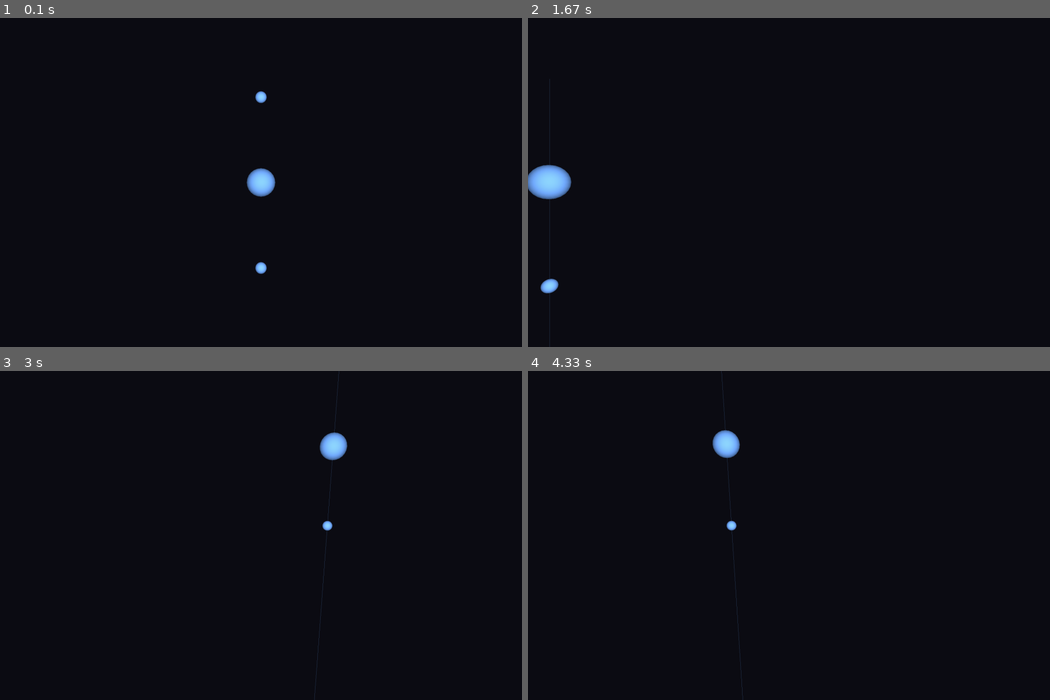
Above: before the commit, frames 1-4 (two rows, left to right).
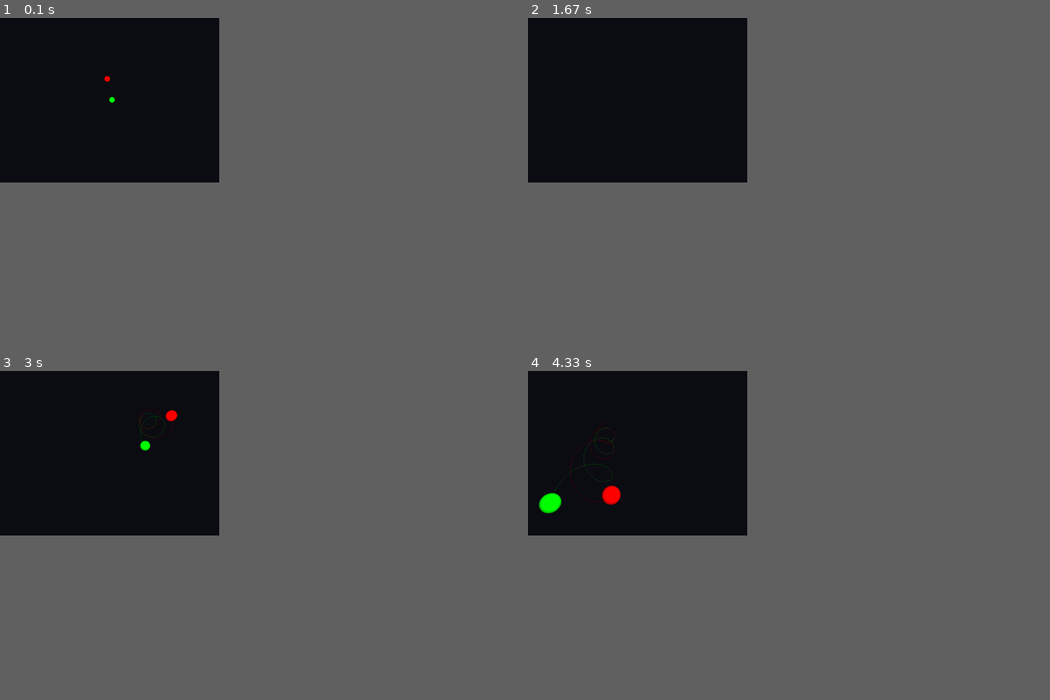
Above: after the commit, the same moments.

Repository: RJ-2911/N-BodySim
Game: pygame game, started from Programs/simWindow.py
Two runs of this game, one before a commit and one after it. Both use one fixed random seed, a clock stepped at 60 frames per second and the inputs below.
Inputs:
- Up to frame 1 (0.1 s): no input
- Up to frame 2 (1.67 s): tap Space at 0.33, 0.73, 1.03 s; hold Right 0.67-1.13 s; hold D 0.67-1.13 s; tap Shift at 0.82 s
- Up to frame 3 (3 s): hold Left 2-2.53 s; hold A 2-2.53 s; tap Space at 2.07, 2.37, 2.63, 2.97 s; tap Shift at 2.15 s; hold Down 2.57-2.87 s; hold S 2.57-2.87 s; hold Left from 2.9 s (still down); hold A from 2.9 s (still down)
- Up to frame 4 (4.33 s): tap Space at 3.27, 3.8, 4.1 s; release Left at 3.3 s; release A at 3.3 s; hold Right from 3.73 s (still down); hold D from 3.73 s (still down)
In our replay, the window is 900x568 before the commit and 378x284 after it. These sizes can differ from the game's own. Grey fills any space a smaller window leaves; there, only what the larger window draws over its background counts as a difference.

The runs differ from the first frame. In frame 1, 0.5% of the frame differs, in the area x 20-53%, y 17-78%; in frame 2, 0.9%; in frame 3, 0.7%; in frame 4, 1.0%, in the area x 2-42%, y 0-100%.

Commit message:
Fixed Material Color

Diff:
--- a/Programs/physicsCalc.py
+++ b/Programs/physicsCalc.py
@@ -1,5 +1,6 @@
 import numpy as np
 
+# TODO: Forces for 3+
 def gravitationalforce(body1, body2, G=1.0):
     r_vec = body2.position - body1.position
     distance = np.linalg.norm(r_vec)
--- a/Programs/simWindow.py
+++ b/Programs/simWindow.py
@@ -13,9 +13,8 @@
     def __init__(self):
         # Put spheres inside the view frustum (z negative is forward)
         self.spheres = [
-            sp.Sphere([0, 0, 0], [0, 0, 0], 15000, 5, (1, 0.4, 0.0, 1)),
-            sp.Sphere([0, 30, 0], [0, 0, 0 ], 5, 2, (0.6, 0.4, 1, 1)),
-            sp.Sphere([0, -30, 0], [0, 0, 0 ], 5, 2, (0.6, 0.4, 1, 1))
+            sp.Sphere([0, 15, 0], [-20, 0, 20 ], 15000, 2, (1, 0, 0, 1)),
+            sp.Sphere([0, 0, 0], [20, 0, 20 ], 15000, 2, (0, 1, 0, 1)),
         ]
         # Camera placed back on +Z, looking towards -Z by default (theta=0)
         self.camera = camera.Camera([0.0, 0.0, 100.0])
@@ -58,14 +57,14 @@
 class SimWindow:
     def __init__(self):
         pg.init()
-        display = (1900, 1200)
+        display = (800, 600)
         pg.display.set_mode(display, DOUBLEBUF | OPENGL)
         pg.display.set_caption("N-Body - Debug Camera & Spheres")
 
         # Projection
         glMatrixMode(GL_PROJECTION)
         glLoadIdentity()
-        gluPerspective(60.0, (display[0] / display[1]), 0.1, 500.0)
+        gluPerspective(60.0, (display[0] / display[1]), 0.1, 2000.0)
         glMatrixMode(GL_MODELVIEW)
         glEnable(GL_BLEND)
         glBlendFunc(GL_SRC_ALPHA, GL_ONE_MINUS_SRC_ALPHA)
@@ -79,13 +78,14 @@
         self.main_loop()
 
     def calcForce(self, dt):
+        # TODO: Forces for 3
          force_on_1 = pc.gravitationalforce(self.scene.spheres[0], self.scene.spheres[1])
          force_on_2 = -force_on_1
          self.scene.spheres[0].update(force_on_1, dt)
          self.scene.spheres[1].update(force_on_2, dt)
 
     def handle_events(self, dt):
-        # keyboard controls for camera
+
         for event in pg.event.get():
             if event.type == QUIT:
                 self.running = False
@@ -94,21 +94,21 @@
                     self.running = False
 
         keys = pg.key.get_pressed()
-        move_speed = 50.0 * dt
-        rot_speed = 60.0 * dt  # degrees per second
+        move_speed = 60.0 * dt
+        rot_speed = 60.0 * dt
 
         # movement (local camera space)
         if keys[K_s]:
-            self.scene.camera.move_local(dz=-move_speed)  # forward (negative because forwards goes -Z)
+            self.scene.camera.move_local(dz=-move_speed)
         if keys[K_w]:
             self.scene.camera.move_local(dz=move_speed)
         if keys[K_a]:
             self.scene.camera.move_local(dx=-move_speed)
         if keys[K_d]:
             self.scene.camera.move_local(dx=move_speed)
-        if keys[K_q]:
+        if keys[K_LSHIFT]:
             self.scene.camera.move_local(dy=-move_speed)
-        if keys[K_e]:
+        if keys[K_SPACE]:
             self.scene.camera.move_local(dy=move_speed)
 
         # rotation yaw/pitch
@@ -128,10 +128,6 @@
             self.handle_events(dt)
             self.scene.update(dt)
 
-            # debug prints (one-liners)
-            # Uncomment to see camera info in console:
-            # print(f"Cam pos: {self.scene.camera.position}, forward: {self.scene.camera.forwards}")
-
             self.renderer.drawGL(self.scene.spheres, self.scene.camera, self.angle)
             pg.display.flip()
             self.angle += 30.0 * dt  # spin speed (deg/sec)
--- a/Programs/sphere.py
+++ b/Programs/sphere.py
@@ -25,7 +25,7 @@
         glTranslatef(float(self.position[0]), float(self.position[1]), float(self.position[2]))
         quad = gluNewQuadric()
         gluQuadricNormals(quad, GLU_SMOOTH)
-        # Note: using 24/24 slices/stacks for reasonable quality
+        glMaterialfv(GL_FRONT_AND_BACK, GL_AMBIENT_AND_DIFFUSE, self.color)
         gluSphere(quad, self.radius, 24, 24)
         gluDeleteQuadric(quad)
         glPopMatrix()
--- /dev/null
+++ b/assets/presets.txt
@@ -0,0 +1,4 @@
+Preset: 1
+2 Body with one body on a Helix around another:
+    sp.Sphere([0, 0, 0], [0, 0, 5], 15000, 5, (1, 0.4, 0.0, 1)),
+    sp.Sphere([0, 30, 0], [20, 0, 20 ], 500, 2, (0.6, 0.4, 1, 1))
